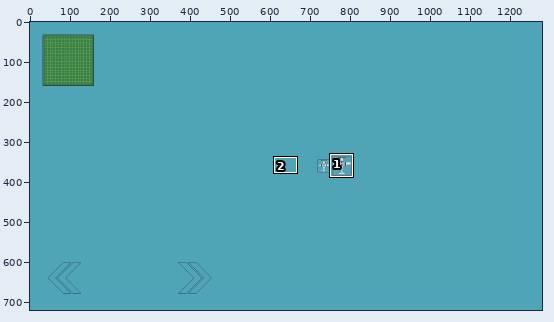
Two states of a pixel-art file, Assets/Raw Assets/Concept-Two.aseprite. The first picture is a wide view before the edit; the outline marks the close-up.
Close-up. The starting point:
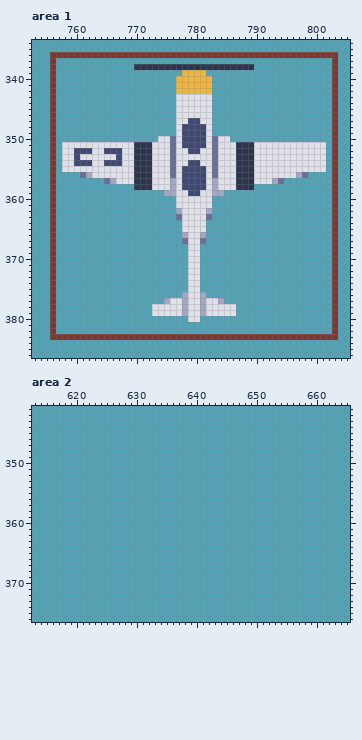
1280x720 pixels, 1 frame. Shown: area 1: x 753..805, y 334..386; area 2: x 613..665, y 341..376. The commit also changed other parts of the picture, which this record leaves out.
The same view after the edit:
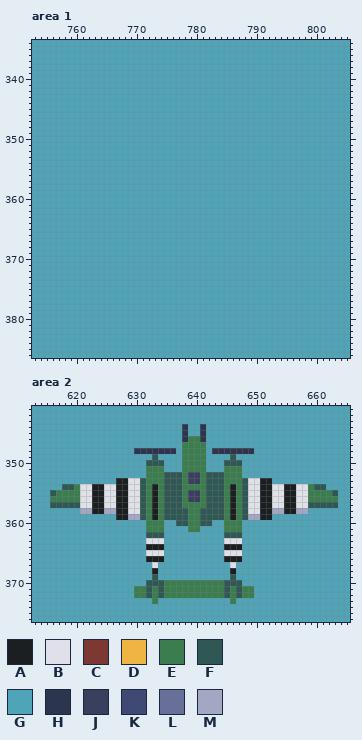
Palette (. is transparent): A #1b1f21  B #dfe0e8  C #7d3833  D #f0b541  E #3b7d4f  F #2f5753  G #4fa4b8  H #2c354d  J #3a3f5e  K #404973  L #686f99  M #a3a7c2
Diff:
layer "P-51 Mustang/Layer 46" now hidden
layer "P-38 Lightning/Layer 40" now shown
Changed rows in their new state; - is an unchanged pixel.
Area 1:
first column x 756:
336 GGGGGGGGGGGGGGGGGGGGGGGGGGGGGGGGGGGGGGGGGGGGGGGG
337 G----------------------------------------------G
338 G-------------GGGGGGGGGGGGGGGGGGGG-------------G
339 G---------------------GGGG---------------------G
340 G--------------------GGGGGG--------------------G
341 G--------------------GGGGGG--------------------G
342 G--------------------GGGGGG--------------------G
343 G--------------------GGGGGG--------------------G
344 G--------------------GGGGGG--------------------G
345 G--------------------GGGGGG--------------------G
346 G--------------------GGGGGG--------------------G
347 G--------------------GGGGGG--------------------G
348 G--------------------GGGGGG--------------------G
349 G--------------------GGGGGG--------------------G
350 G-----------------GGGGGGGGGGGG-----------------G
351 G-GGGGGGGGGGGGGGGGGGGGGGGGGGGGGGGGGGGGGGGGGGGG-G
352 G-GGGGGGGGGGGGGGGGGGGGGGGGGGGGGGGGGGGGGGGGGGGG-G
353 G-GGGGGGGGGGGGGGGGGGGGGGGGGGGGGGGGGGGGGGGGGGGG-G
354 G-GGGGGGGGGGGGGGGGGGGGGGGGGGGGGGGGGGGGGGGGGGGG-G
355 G-GGGGGGGGGGGGGGGGGGGGGGGGGGGGGGGGGGGGGGGGGGGG-G
356 G----GGGGGGGGGGGGGGGGGGGGGGGGGGGGGGGGGGGGGG----G
357 G--------GGGGGGGGGGGGGGGGGGGGGGGGGGGGGG--------G
358 G-------------GGGGGGGGGGGGGGGGGGGG-------------G
359 G------------------GGGGGGGGGG------------------G
360 G--------------------GGGGGG--------------------G
361 G--------------------GGGGGG--------------------G
362 G--------------------GGGGGG--------------------G
363 G--------------------GGGGGG--------------------G
364 G---------------------GGGG---------------------G
365 G---------------------GGGG---------------------G
366 G---------------------GGGG---------------------G
367 G---------------------GGGG---------------------G
368 G----------------------GG----------------------G
369 G----------------------GG----------------------G
370 G----------------------GG----------------------G
371 G----------------------GG----------------------G
372 G----------------------GG----------------------G
373 G----------------------GG----------------------G
374 G----------------------GG----------------------G
375 G----------------------GG----------------------G
376 G---------------------GGGG---------------------G
377 G------------------GGGGGGGGGG------------------G
378 G----------------GGGGGGGGGGGGGG----------------G
379 G----------------GGGGGGGGGGGGGG----------------G
380 G----------------------GG----------------------G
381 G----------------------------------------------G
382 G----------------------------------------------G
383 GGGGGGGGGGGGGGGGGGGGGGGGGGGGGGGGGGGGGGGGGGGGGGGG
Area 2, layer "P-38 Lightning/Layer 40":
first column x 616:
344 ----------------------H--H----------------------
345 ----------------------H--H----------------------
346 ----------------------HEEH----------------------
347 ----------------------EEEE----------------------
348 --------------HHHHHHH-EEEE-HHHHHHH--------------
349 -----------------F----EEEE----F-----------------
350 ----------------FFF---EEEE---FFF----------------
351 ----------------EEE---EEEE---EEE----------------
352 ----------------EEEFFFEJJEFFFEEE----------------
353 -----------AABBFEEEFFFEJJEFFFEEEFBBAA-----------
354 --FFEBBAABBAABBFEAEFFFEEEEFFFEAEFBBAABBAABBEFF--
355 FEEEEBBAABBAABBFEAEFFFEJJEFFFEAEFBBAABBAABBEEEEF
356 EEEEEBBAABBAABBFEAEFFFEJJEFFFEAEFBBAABBAABBEEEEE
357 FFFFFBBAABBAABBFEAEFFFEEEEFFFEAEFBBAABBAABBFFFFF
358 -----MMAAMMAABBFEAEFFFFEEFFFFEAEFBBAAMMAAMM-----
359 -----------AAMMFEAEFFFFEEFFFFEAEFMMAA-----------
360 ----------------EEE--FFEEFF--EEE----------------
361 ----------------EEE----EE----EEE----------------
362 ----------------FFF----------FFF----------------
363 ----------------BBB----------BBB----------------
364 ----------------AAA----------AAA----------------
365 ----------------BBB----------BBB----------------
366 ----------------AAA----------AAA----------------
367 -----------------B------------B-----------------
368 -----------------A------------A-----------------
369 -----------------F------------F-----------------
370 ----------------FFFEEEEEEEEEEFFF----------------
371 --------------EEFEFEEEEEEEEEEFEFEE--------------
372 --------------EEFEFEEEEEEEEEEFEFEE--------------
373 -----------------E------------E-----------------
Where, in picture pixels (left, top, right, bottom), the same in both close-ups:
changed: (50, 52, 338, 340)
changed: (50, 424, 338, 604)
